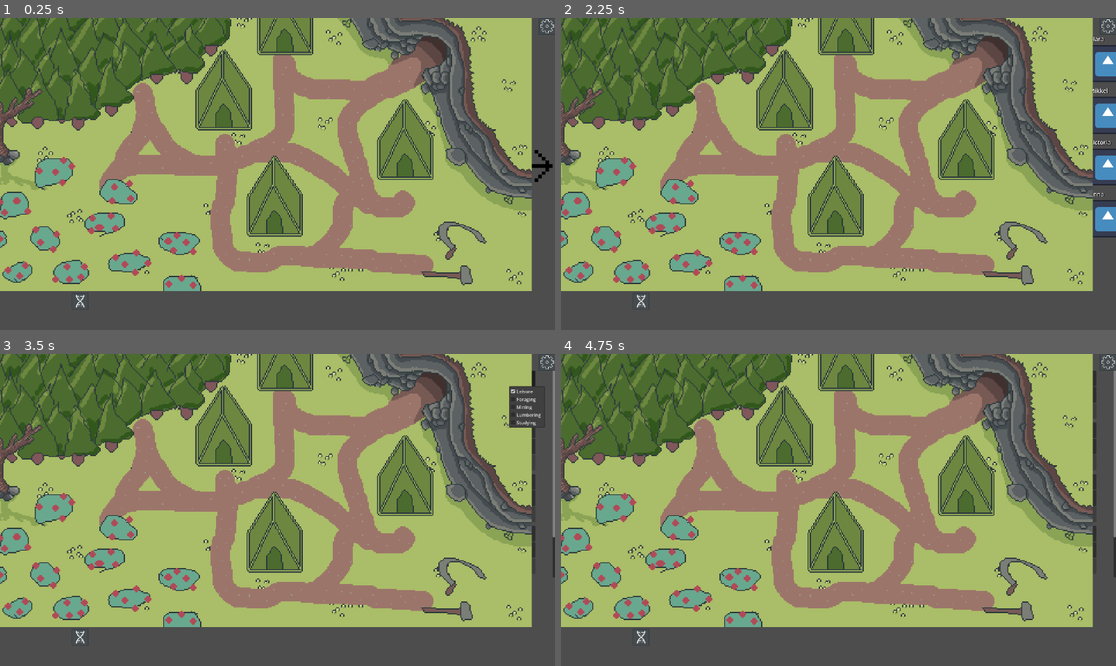
Above: before the commit, frames 1-4 (two rows, left to right).
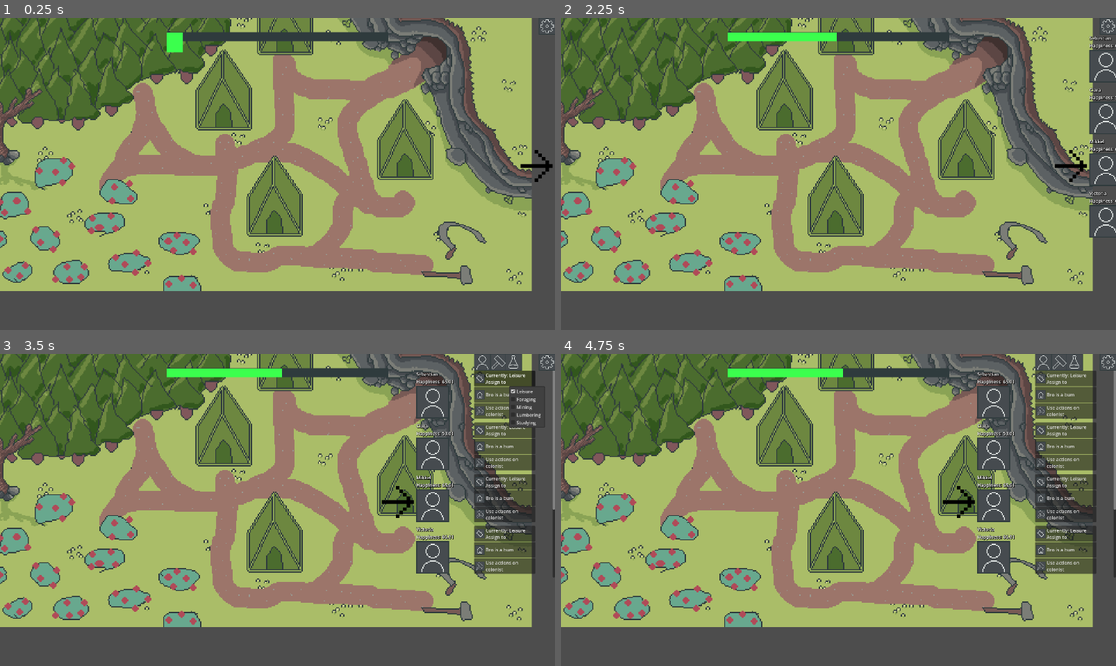
Above: after the commit, the same moments.

Repository: Lueegee1/EksamenDDU
Game: Godot game, scene res://Scenes/Root.tscn
Same seed, same stepped clock (60 frames per second), same inputs: the game is played once before the commit and once after it. The engine's default icon, where the game draws it, is replaced by a stand-in: a white triangle on a blue panel in a dark square.
Inputs (mouse positions are in pixels of both pictures, inside the frame that each line leads up to):
- Up to frame 1 (0.25 s): no input
- Up to frame 2 (2.25 s): click (644, 301) at 0.52 s; click (1110, 27) at 1.25 s; click (1099, 164) at 2 s
- Up to frame 3 (3.5 s): click "Currently: Leisure Assign to" at 2.75 s
- Up to frame 4 (4.75 s): click "Bro is a bum" at 3.5 s; click (1066, 410) at 4.25 s, where only the run after the commit has a clickable "Use actions on colonist"

The runs differ from the first frame. In frame 1, 1.2% of the frame differs, in the area x 13-96%, y 4-93%; in frame 2, 3.2%; in frame 3, 9.7%; in frame 4, 10%, in the area x 13-100%, y 0-93%.

Commit message:
Added actions and updated to new placholder sprites

Diff:
--- a/ddu-eksamen/Scenes/ColonistCard.tscn
+++ b/ddu-eksamen/Scenes/ColonistCard.tscn
@@ -5,8 +5,17 @@
 [ext_resource type="Texture2D" uid="uid://dkpbq1ka4kp7i" path="res://Assets/temp files/buttons/Sprite-0003-Sheet2.png" id="2_macvx"]
 [ext_resource type="Texture2D" uid="uid://dsq0jh0ac8php" path="res://Assets/temp files/buttons/Sprite-0003-Sheet1.png" id="3_dybca"]
 [ext_resource type="Texture2D" uid="uid://djnu61kuh6ddx" path="res://Assets/temp files/buttons/Sprite-0003-Sheet5.png" id="4_058vy"]
+[ext_resource type="Texture2D" uid="uid://bof7pvd4tu0yp" path="res://Assets/temp files/buttons/Sprite-0003-Sheet4.png" id="5_dybca"]
+[ext_resource type="Texture2D" uid="uid://t8q6w2csfxu7" path="res://Assets/temp files/buttons/Sprite-0003-Sheet8.png" id="6_058vy"]
+[ext_resource type="Texture2D" uid="uid://b024y86uuq6qs" path="res://Assets/temp files/buttons/Sprite-0003-Sheet-Sheet5.png" id="8_qthgu"]
 
 [sub_resource type="LabelSettings" id="LabelSettings_dhpgx"]
+outline_size = 2
+outline_color = Color(0, 0, 0, 1)
+shadow_size = 4
+shadow_color = Color(0, 0, 0, 0.8039216)
+
+[sub_resource type="LabelSettings" id="LabelSettings_stsfk"]
 font_size = 20
 outline_size = 2
 outline_color = Color(0, 0, 0, 1)
@@ -21,19 +30,25 @@
 offset_bottom = 175.0
 script = ExtResource("1_058vy")
 
-[node name="Sprite" type="Sprite2D" parent="." unique_id=1149236437]
-position = Vector2(64, 100)
+[node name="Group1" type="Control" parent="." unique_id=837707869]
+anchors_preset = 0
+offset_right = 40.0
+offset_bottom = 40.0
+
+[node name="Sprite" type="Sprite2D" parent="Group1" unique_id=1149236437]
+visible = false
+position = Vector2(64, 116)
 texture = ExtResource("1_dhpgx")
 
-[node name="Label" type="Label" parent="." unique_id=796735701]
+[node name="Label" type="Label" parent="Group1" unique_id=796735701]
 layout_mode = 0
-offset_right = 40.0
-offset_bottom = 23.0
+offset_right = 162.0
+offset_bottom = 49.0
 text = "Placeholder Text
 "
 label_settings = SubResource("LabelSettings_dhpgx")
 
-[node name="WorkButton" type="MenuButton" parent="." unique_id=24710806]
+[node name="WorkButton" type="MenuButton" parent="Group1" unique_id=24710806]
 layout_mode = 0
 offset_left = 200.0
 offset_right = 412.0
@@ -60,7 +75,7 @@
 popup/item_4/checkable = 1
 popup/item_4/id = 3
 
-[node name="HouseButton" type="MenuButton" parent="." unique_id=1177305686]
+[node name="HouseButton" type="MenuButton" parent="Group1" unique_id=1177305686]
 layout_mode = 0
 offset_left = 200.0
 offset_top = 56.0
@@ -88,20 +103,71 @@
 popup/item_4/checkable = 1
 popup/item_4/id = 3
 
-[node name="GeneButton" type="MenuButton" parent="." unique_id=2046734050]
+[node name="ActionButton" type="MenuButton" parent="Group1" unique_id=2046734050]
 layout_mode = 0
 offset_left = 200.0
 offset_top = 112.0
 offset_right = 412.0
 offset_bottom = 166.0
-disabled = true
-text = "View colonist
-phenetypes"
-icon = ExtResource("4_058vy")
+text = "Use actions on
+colonist"
+icon = ExtResource("5_dybca")
 flat = false
 alignment = 0
 autowrap_trim_flags = 64
-item_count = 1
-popup/item_0/text = "Foraging"
-popup/item_0/checkable = 1
+item_count = 3
+popup/item_0/text = "Kill with axe"
 popup/item_0/id = 0
+popup/item_1/text = "Lethal injection"
+popup/item_1/id = 1
+popup/item_2/text = "Genetic Sequencing"
+popup/item_2/id = 2
+
+[node name="TextureRect" type="TextureRect" parent="Group1" unique_id=1016168978]
+layout_mode = 0
+offset_top = 52.0
+offset_right = 114.0
+offset_bottom = 166.0
+texture = ExtResource("6_058vy")
+
+[node name="Group2" type="Control" parent="." unique_id=415583282]
+visible = false
+anchors_preset = 0
+offset_right = 40.0
+offset_bottom = 40.0
+
+[node name="ColorRect" type="ColorRect" parent="Group2" unique_id=683448798]
+z_index = -1
+layout_mode = 0
+offset_right = 412.0
+offset_bottom = 175.0
+color = Color(0, 0, 0, 1)
+
+[node name="ColorRect2" type="ColorRect" parent="Group2" unique_id=1638079641]
+layout_mode = 0
+offset_left = 2.0
+offset_top = 2.0
+offset_right = 410.0
+offset_bottom = 173.0
+color = Color(0.0885599, 0.0885599, 0.0885599, 1)
+
+[node name="Label4" type="Label" parent="Group2" unique_id=804738155]
+layout_mode = 0
+offset_left = 2.0
+offset_top = 2.0
+offset_right = 414.0
+offset_bottom = 173.0
+text = "View desc lorum ipsum View desc lorum ipsum View desc lorum ipsum View desc lorum ipsum View desc lorum ipsum View desc lorum ipsum View desc lorum ipsum "
+label_settings = SubResource("LabelSettings_stsfk")
+autowrap_mode = 3
+
+[node name="TextureButton2" type="TextureButton" parent="Group2" unique_id=1468104571]
+layout_mode = 0
+offset_left = 378.0
+offset_top = 141.0
+offset_right = 410.0
+offset_bottom = 173.0
+texture_normal = ExtResource("4_058vy")
+texture_pressed = ExtResource("8_qthgu")
+
+[connection signal="pressed" from="Group2/TextureButton2" to="." method="_on_gene_button_pressed"]
--- a/ddu-eksamen/Scenes/Game.tscn
+++ b/ddu-eksamen/Scenes/Game.tscn
@@ -135,6 +135,7 @@
 autostart = true
 
 [node name="UI" type="CanvasLayer" parent="." unique_id=150449304]
+layer = 4
 script = ExtResource("3_j5yw3")
 
 [node name="HappinessBar" type="Control" parent="UI" unique_id=1952716547]
@@ -207,6 +208,7 @@
 texture_pressed = ExtResource("16_4f4ik")
 
 [node name="Button7" type="TextureButton" parent="UI/MenuButtons" unique_id=229550736]
+visible = false
 layout_mode = 0
 offset_right = 40.0
 offset_bottom = 40.0
--- a/ddu-eksamen/Scripts/ColonistCard.gd
+++ b/ddu-eksamen/Scripts/ColonistCard.gd
@@ -1,17 +1,20 @@
 extends Control
 
-@onready var name_tag = $Label
-@onready var sprite = $Sprite
-
+@onready var name_tag = $Group1/Label
+@onready var sprite = $Group1/TextureRect
+@onready var workbutton = $Group1/WorkButton
+@onready var housebutton = $Group1/HouseButton
+@onready var actionbutton = $Group1/ActionButton
+var name_of_colonist
 # Called when the node enters the scene tree for the first time.
 func _ready() -> void:
-	$WorkButton.get_popup().id_pressed.connect(_on_work_pressed)
-	$HouseButton.get_popup().id_pressed.connect(_on_house_pressed)
-
+	workbutton.get_popup().id_pressed.connect(_on_work_pressed)
+	housebutton.get_popup().id_pressed.connect(_on_house_pressed)
+	actionbutton.get_popup().id_pressed.connect(_on_action_pressed)
 	pass # Replace with function body.
 
 func _on_work_pressed(id) -> void:
-	var popup = $WorkButton.get_popup()
+	var popup = workbutton.get_popup()
 	var index = popup.get_item_index(id)
 
 	# Uncheck all items first
@@ -31,11 +34,11 @@
 		workplace = "research_lab"
 	if id ==4:
 		workplace = "unemployed"
-	Global.GameManager.assign_colonist_to_workplace(name_tag.text, workplace)
-	print(name_tag.text + " was assigned to " + Global.GameManager.workers_dict[name_tag.text])
+	Global.GameManager.assign_colonist_to_workplace(name_of_colonist, workplace)
+	print(name_of_colonist + " was assigned to " + Global.GameManager.workers_dict[name_of_colonist])
 
 func _on_house_pressed(id) -> void:
-	var popup = $HouseButton.get_popup()
+	var popup = housebutton.get_popup()
 	var index = popup.get_item_index(id)
 	var house: String
 	match id:
@@ -45,7 +48,7 @@
 		3: house = "house4"
 		4: house = "homeless"
 
-#	if Global.GameManager.assign_colonist_to_house(name_tag.text, str(house)):
+#	if Global.GameManager.assign_colonist_to_house(name_of_colonist, str(house)):
 
 	# Uncheck all items first
 	for i in popup.item_count:
@@ -55,10 +58,10 @@
 		popup.set_item_checked(index, true)
 		#print(Global.GameManager.housing_dictionary[house])
 		if house in Global.GameManager.housing_dictionary:
-			Global.GameManager.assign_colonist_to_house(name_tag.text, house)
+			Global.GameManager.assign_colonist_to_house(name_of_colonist, house)
 
 func update_work_checkbox(workplace: String) -> void:
-	var popup = $WorkButton.get_popup()
+	var popup = workbutton.get_popup()
 
 		# Uncheck all first
 	for i in popup.item_count:
@@ -77,22 +80,21 @@
 		"plants": workplace = "Lumbering"
 		"research_lab": workplace= "Studying"
 		"unemployed": workplace="Leisure"
-	$WorkButton.text = "Currently: " + workplace + "
+	workbutton.text = "Currently: " + workplace + "
 	Assign to"
 func update_house_checkbox() -> void:
 	var house
 	for i in Global.GameManager.housing_dictionary:
 		for j in Global.GameManager.housing_dictionary[i]["assigned"]:
-			if j == name_tag.text:
+			if j == name_of_colonist:
 				house = i
 
-	var popup = $HouseButton.get_popup()
+	var popup = housebutton.get_popup()
 
-		# Uncheck all first
+
 	for i in popup.item_count:
 		popup.set_item_checked(i, false)
 
-		# Check the matching item
 	match house:
 		"house1": popup.set_item_checked(1, true)
 		"house2": popup.set_item_checked(2, true)
@@ -108,17 +110,57 @@
 		"not_built": house= "Homeless"
 		null: house= "Homeless"
 	if house == "Homeless":
-		$HouseButton.text = "Bro is a bum"
+		housebutton.text = "Bro is a bum"
 	else:
-		$HouseButton.text = "Currently: " + str(house) + "
+		housebutton.text = "Currently: " + str(house) + "
 		Assign to"
 
 func setup(colonist_name, colonist_sprite):
-	sprite.texture = load(colonist_sprite)
-	name_tag.text = colonist_name
+	name_of_colonist = colonist_name
+	sprite.texture = load(colonist_sprite) as Texture2D
+	name_tag.text = str(colonist_name) + "
+	Happiness: " + str(Global.GameManager.happiness_dict[colonist_name]["happiness"])
+
 	pass
-# Called every frame. 'delta' is the elapsed time since the u frame.
+
+func _on_action_pressed(id):
+	match id:
+		0: Global.GameManager.kill_colonist(name_of_colonist)
+		1: Global.GameManager.kill_colonist(name_of_colonist)
+		2: show_hide_genes()
+
+func update_actions():
+	var popup = actionbutton.get_popup()
+	if Global.GameManager.researches[24]["researched"]==1:
+		popup.set_item_disabled(0, false)
+	else:
+		popup.set_item_disabled(0, true)
+
+	if Global.GameManager.researches[23]["researched"]==1:
+		popup.set_item_disabled(1, false)
+	else:
+		popup.set_item_disabled(1, true)
+
+	if Global.GameManager.researches[20]["researched"]==1:
+		popup.set_item_disabled(2, false)
+	else:
+		popup.set_item_disabled(2, true)
+
 func _process(delta: float) -> void:
-	update_work_checkbox(Global.GameManager.workers_dict[name_tag.text])
+	update_work_checkbox(Global.GameManager.workers_dict[name_of_colonist])
 	update_house_checkbox()
+	update_actions()
+	name_tag.text = str(name_of_colonist) + "
+	Happiness: " + str(round(Global.GameManager.happiness_dict[name_of_colonist]["happiness"]), 1)
 	pass
+
+func show_hide_genes():
+	if $Group1.visible:
+		$Group1.visible = false
+		$Group2.visible = true
+	else:
+		$Group1.visible = true
+		$Group2.visible = false
+
+func _on_gene_button_pressed() -> void:
+	show_hide_genes()
--- a/ddu-eksamen/Scripts/Global.gd
+++ b/ddu-eksamen/Scripts/Global.gd
@@ -1,9 +1,9 @@
 extends Node2D
 #class prototype for colonist i guess
-var research_points: int = 0
-var food: int = 10
-var plant_matter: int = 0
-var minerals: int = 0
+var research_points: int = 11110
+var food: int = 111110
+var plant_matter: int = 1111110
+var minerals: int = 1111110
 var decorations: int = -10
 var average_happiness: float = 0
 
--- a/ddu-eksamen/Scripts/UI.gd
+++ b/ddu-eksamen/Scripts/UI.gd
@@ -94,7 +94,7 @@
 		if character not in colonists_card_dict:
 			var card = character_card.instantiate()
 			$RootMenu/ColonistScroll/ColonistMenu.add_child(card)
-			card.setup(character, "res://icon.svg")
+			card.setup(character, "res://Assets/temp files/buttons/Sprite-0003-Sheet3.png")
 			colonists_card_dict[character] = card
 
 	var to_remove = []
--- a/ddu-eksamen/data/research.json
+++ b/ddu-eksamen/data/research.json
@@ -1,28 +1,28 @@
 {
 "research" : {
 	"1": {"name":"Research table","cost":[0,10,0,0],"requirements":[], "description": "A nice place to think. Here colonists can generate research points", "icons": "res://Assets/temp files/buttons/Sprite-0003-Sheet8.png", "researched":0},
-	"2": {"name":"Explore the caves","cost":[1,0,0,0],"requirements":[1],"description": "The dark caves seem to contain useful ressources. Here colonists can gather minerals", "icons": "", "researched":0},
-	"3": {"name":"Fields","cost":[1.5,50,0,10],"requirements":[1],"description": "Start toiling the fields, here the colonists can generate food", "icons": "", "researched":0},
-	"4": {"name":"Plant flowers","cost":[1,25,0,0],"requirements":[1],"description": "Pretty up the colony with some colorful flowers, the colonists will enjoy the decorations", "icons": "", "researched":0},
-	"5": {"name":"Husbandry","cost":[4,100,10,25],"requirements":[3],"description": "Start raising livestock for food, this will generate food for our colonists", "icons": "", "researched":0},
-	"6": {"name":"Axes","cost":[1.5,10,25,0],"requirements":[2],"description": "Make axes for your colonists, this will help them gather more plantmatter", "icons": "", "researched":0},
-	"7": {"name":"Huts","cost":[2,100,25,0],"requirements":[6],"description": "One man huts for your colonists, finally a place to rest", "icons": "", "researched":0},
-	"8": {"name":"Pickaxes","cost":[2,10,30,0],"requirements":[6],"description": "Make pickaxes for your colonists, this will help them extract minerals from the mines more efficiently", "icons": "", "researched":0},
-	"9": {"name":"Two man huts","cost":[2,150,40,0],"requirements":[7],"description": "More spacious housing for your colonists, these huts can fit two people.", "icons": "", "researched":0},
-	"10": {"name":"Library","cost":[4,150,75,0],"requirements":[6,8,9],"description": "A better place to research, here you may even come up with all new ideas", "icons": "", "researched":0},
-	"11": {"name":"Statues","cost":[2,0,50,0],"requirements":[8],"description": "Some statues to decortate the town, I'm sure the colonists will apreciate this", "icons": "", "researched":0},
-	"12": {"name":"Fountain","cost":[3,0,75,0],"requirements":[11],"description": "A nice fountain, throw in a coin and make a wish", "icons": "", "researched":0},
-	"13": {"name":"Milker pails and Roosts","cost":[6,100,50,0],"requirements":[2,5],"description": "", "icons": "", "researched":0},
-	"14": {"name":"Electronics","cost":[6,0,100,0],"requirements":[10],"description": "Study the posibilities of electronics for improving the colony", "icons": "", "researched":0},
-	"15": {"name":"Biotech","cost":[6,100,0,0],"requirements":[10],"description": "Study the posibilities of biotechnology for improving the colony", "icons": "", "researched":0},
-	"16": {"name":"Drills","cost":[8,0,200,0],"requirements":[14],"description": "Make drills the serve as improved mining tools, improving efficiency in the mines", "icons": "", "researched":0},
-	"17": {"name":"Streetlights","cost":[5,0,100,0],"requirements":[14],"description": "Build some streetlights to ligth up the colony", "icons": "", "researched":0},
-	"18": {"name":"Lumbermill","cost":[8,200,50,0],"requirements":[1],"description": "Improve gather of plant materials with the implementation of powered machinery", "icons": "", "researched":0},
+	"2": {"name":"Explore the caves","cost":[1,0,0,0],"requirements":[1],"description": "The dark caves seem to contain useful ressources. Here colonists can gather minerals", "icons": "res://Assets/temp files/buttons/Sprite-0003-Sheet2.png", "researched":0},
+	"3": {"name":"Fields","cost":[1.5,50,0,10],"requirements":[1],"description": "Start toiling the fields, here the colonists can generate food", "icons": "res://Assets/temp files/buttons/Sprite-0003-Sheet2.png", "researched":0},
+	"4": {"name":"Plant flowers","cost":[1,25,0,0],"requirements":[1],"description": "Pretty up the colony with some colorful flowers, the colonists will enjoy the decorations", "icons": "res://Assets/temp files/buttons/Sprite-0003-Sheet3.png", "researched":0},
+	"5": {"name":"Irragation","cost":[4,100,10,25],"requirements":[3],"description": "Start irragating the fields, increasing their production", "icons": "res://Assets/temp files/buttons/Sprite-0003-Sheet2.png", "researched":0},
+	"6": {"name":"Axes","cost":[1.5,10,25,0],"requirements":[2],"description": "Make axes for your colonists, this will help them gather more plantmatter", "icons": "res://Assets/temp files/buttons/Sprite-0003-Sheet2.png", "researched":0},
+	"7": {"name":"Huts","cost":[2,100,25,0],"requirements":[6],"description": "One man huts for your colonists, finally a place to rest", "icons": "res://Assets/temp files/buttons/Sprite-0003-Sheet1.png", "researched":0},
+	"8": {"name":"Pickaxes","cost":[2,10,30,0],"requirements":[6],"description": "Make pickaxes for your colonists, this will help them extract minerals from the mines more efficiently", "icons": "res://Assets/temp files/buttons/Sprite-0003-Sheet2.png", "researched":0},
+	"9": {"name":"Two man huts","cost":[2,150,40,0],"requirements":[7],"description": "More spacious housing for your colonists, these huts can fit two people.", "icons": "res://Assets/temp files/buttons/Sprite-0003-Sheet1.png", "researched":0},
+	"10": {"name":"Library","cost":[4,150,75,0],"requirements":[6,8,9],"description": "A better place to research, here you may even come up with all new ideas", "icons": "res://Assets/temp files/buttons/Sprite-0003-Sheet8.png", "researched":0},
+	"11": {"name":"Statues","cost":[2,0,50,0],"requirements":[8],"description": "Some statues to decortate the town, I'm sure the colonists will apreciate this", "icons": "res://Assets/temp files/buttons/Sprite-0003-Sheet3.png", "researched":0},
+	"12": {"name":"Fountain","cost":[3,0,75,0],"requirements":[11],"description": "A nice fountain, throw in a coin and make a wish", "icons": "res://Assets/temp files/buttons/Sprite-0003-Sheet3.png", "researched":0},
+	"13": {"name":"Windmill","cost":[6,100,50,0],"requirements":[2,5],"description": "Add a windmill to mill the wheat in to flour, making more food for the colony", "icons": "res://Assets/temp files/buttons/Sprite-0003-Sheet2.png", "researched":0},
+	"14": {"name":"Electronics","cost":[6,0,100,0],"requirements":[10],"description": "Study the posibilities of electronics for improving the colony", "icons": "res://Assets/temp files/buttons/Sprite-0003-Sheet8.png", "researched":0},
+	"15": {"name":"Biotech","cost":[6,100,0,0],"requirements":[10],"description": "Study the posibilities of biotechnology for improving the colony", "icons": "res://Assets/temp files/buttons/Sprite-0003-Sheet5.png", "researched":0},
+	"16": {"name":"Drills","cost":[8,0,200,0],"requirements":[14],"description": "Make drills the serve as improved mining tools, improving efficiency in the mines", "icons": "res://Assets/temp files/buttons/Sprite-0003-Sheet2.png", "researched":0},
+	"17": {"name":"Streetlights","cost":[5,0,100,0],"requirements":[14],"description": "Build some streetlights to ligth up the colony", "icons": "res://Assets/temp files/buttons/Sprite-0003-Sheet3.png", "researched":0},
+	"18": {"name":"Lumbermill","cost":[8,200,50,0],"requirements":[1],"description": "Improve gather of plant materials with the implementation of powered machinery", "icons": "res://Assets/temp files/buttons/Sprite-0003-Sheet2.png", "researched":0},
 	"19": {"name":"Cameras","cost":[10,0,200,0],"requirements":[17],"description": "", "icons": "", "researched":0},
-	"20": {"name":"Gene Sequencing","cost":[12,0,200,0],"requirements":[15],"description": "With this you can see the genetics of your colonists, and see what makes them tick", "icons": "", "researched":0},
-	"21": {"name":"GMO","cost":[8,0,300,0],"requirements":[20],"description": "Produce more food than ever before with GMO technology!", "icons": "", "researched":0},
-	"22": {"name":"Medicine","cost":[10,0,300,0],"requirements":[15],"description": "Cure your colonists illnesses with brand new medicine", "icons": "", "researched":0},
-	"23": {"name":"Lethal injection","cost":[12,0,400,0],"requirements":[22],"description": "A cleaner way to get rid of undesireables", "icons": "", "researched":0},
-	"24": {"name":"Axe murder","cost":[3,0,0,0],"requirements":[6],"description": "An axe is a simple way to cure depression", "icons": "", "researched":0}
+	"20": {"name":"Gene Sequencing","cost":[12,0,200,0],"requirements":[15],"description": "With this you can see the genetics of your colonists, and see what makes them tick", "icons": "res://Assets/temp files/buttons/Sprite-0003-Sheet5.png", "researched":0},
+	"21": {"name":"GMO","cost":[8,0,300,0],"requirements":[20],"description": "Produce more food than ever before with GMO technology!", "icons": "res://Assets/temp files/buttons/Sprite-0003-Sheet5.png", "researched":0},
+	"22": {"name":"Medicine","cost":[10,0,300,0],"requirements":[15],"description": "Cure your colonists illnesses with brand new medicine", "icons": "res://Assets/temp files/buttons/Sprite-0003-Sheet8.png", "researched":0},
+	"23": {"name":"Lethal injection","cost":[12,0,400,0],"requirements":[22],"description": "A cleaner way to get rid of undesireables", "icons": "res://Assets/temp files/buttons/Sprite-0003-Sheet8.png", "researched":0},
+	"24": {"name":"Axe murder","cost":[3,0,0,0],"requirements":[6],"description": "An axe is a simple way to cure depression", "icons": "res://Assets/temp files/buttons/Sprite-0003-Sheet3.png", "researched":0}
 	}
 }
